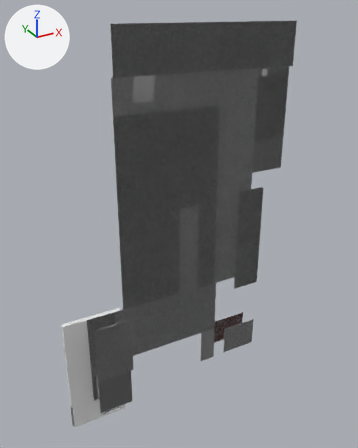
One commit to the glTF model assets/units/pd2_mod_hwu/architecture/warehouse/int_warehouse_floor.glb: the scene before it, then after it.
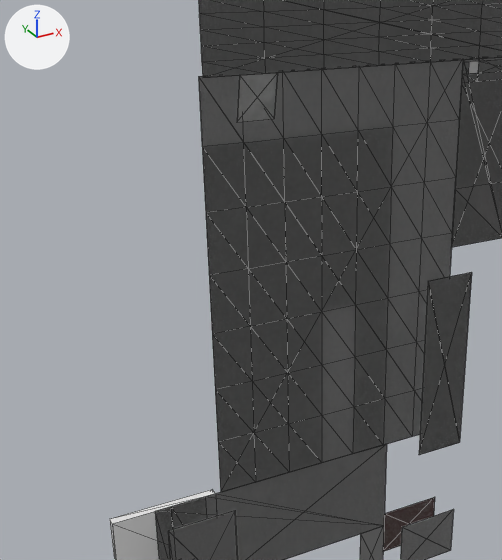
Old and new are each drawn whole from a 50 mm lens placed at (-23.1, -78.8, 75.3), pointed at (20.2, -0.1, 36.0) and again close up on the part from 0% to 78% of the width and 8% to 78% of the height. The lights are fixed; the arrows at upper left show +X, +Y and +Z. The close-ups show mesh edges as thin lines. Where no turn or scale is listed for an object, it has been applied to the vertices. Vertices at the same position are counted once.

Objects in the first close-up: 'c_box_02', 'c_box_03', 'c_box_04', 'c_box_05', 'c_box_06', 'c_box_07', 'c_box_09', 'c_box_11', 'c_box_15', 'dm_plastic', 'g_g', 's_s'.
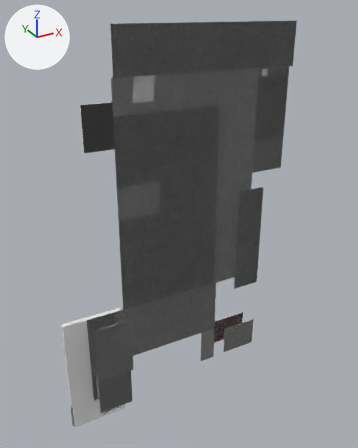
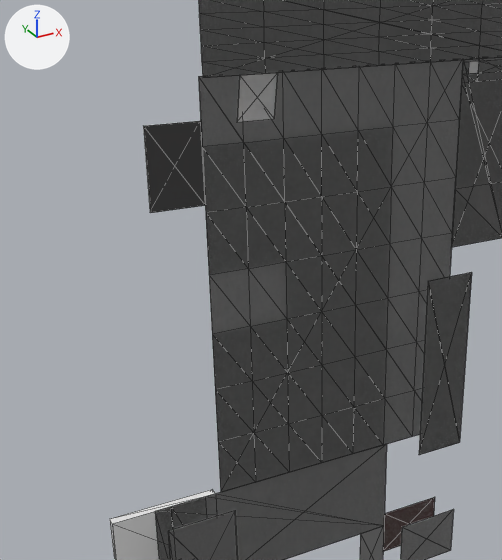
What the commit changed:
me_g_g is used by ob_g_g; location (21.5, -0.2, 35.7).
Verts and faces of me_g_g; kept vertices keep their numbers, new ones are numbered from 219.
me_g_g had 219 vertices, 244 faces and spanned x -26.2..23.5, y -3.8..1.2, z -41.4..37.1.
me_g_g now has 223 vertices, 246 faces and spans x -26.2..23.5, y -3.8..1.2, z -41.4..37.1.
Part 1, on me_g_g:
New vertex 219 is at (-13.9, 0.2, 17.0), pixel (205, 205).
New vertex 220 is at (-13.9, 0.2, 25.0), pixel (200, 121).
New vertex 221 is at (-19.4, 0.2, 25.0), pixel (143, 126).
New vertex 222 is at (-19.4, 0.2, 17.0), pixel (150, 212).
New faces: (219, 220, 221), (219, 221, 222) (mat_mat_ind_ext_level_floor_02).
Mesh me_c_box_24 is new.
It is a box spanning x -2.88..2.62, y -0.5..-0.3, z -5.01..2.99.
Object 'c_box_24' (ob_c_box_24) is new; it shows me_c_box_24.
Its location is (5.0, 0.5, 57.7).

Boxes (x1, y1, x2, y2) around the edits, measured in the close-ups (502 x 560 px):
'g_g', reshaped: before (155, 0, 502, 560); after (144, 0, 502, 560)
'c_box_24', added: after (143, 121, 196, 213)
part 1 of me_g_g, added (black): after (144, 121, 205, 213)
'c_convex_01', unchanged, uncovered by the edit: (237, 73, 278, 122) in both
